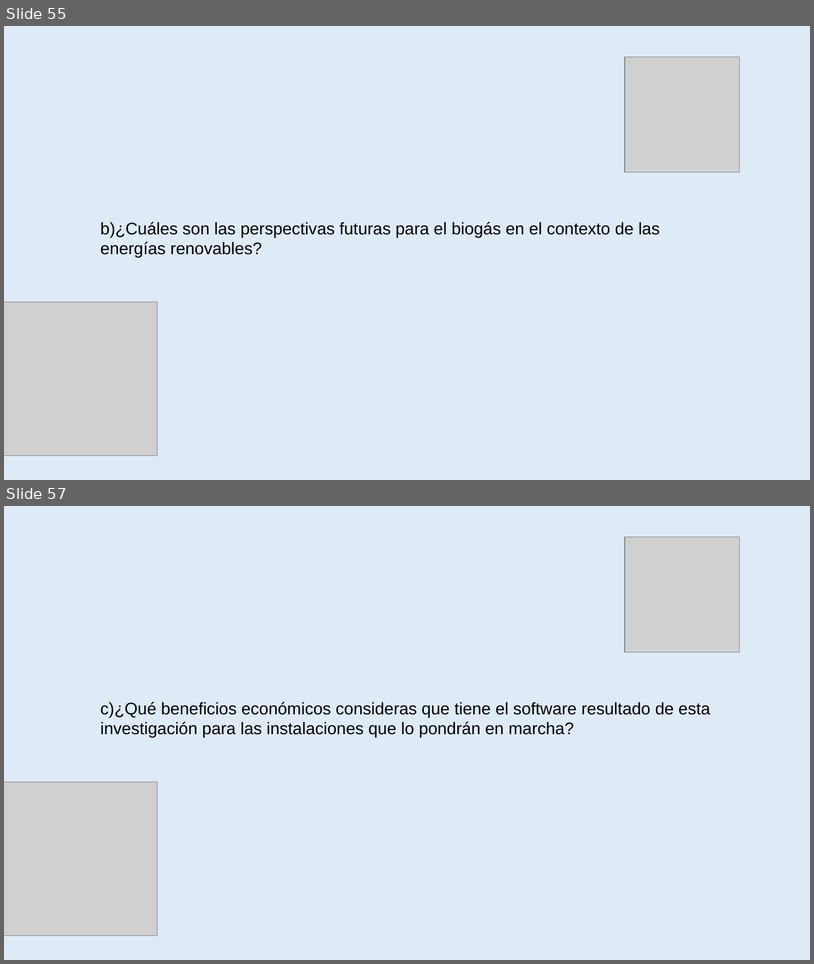
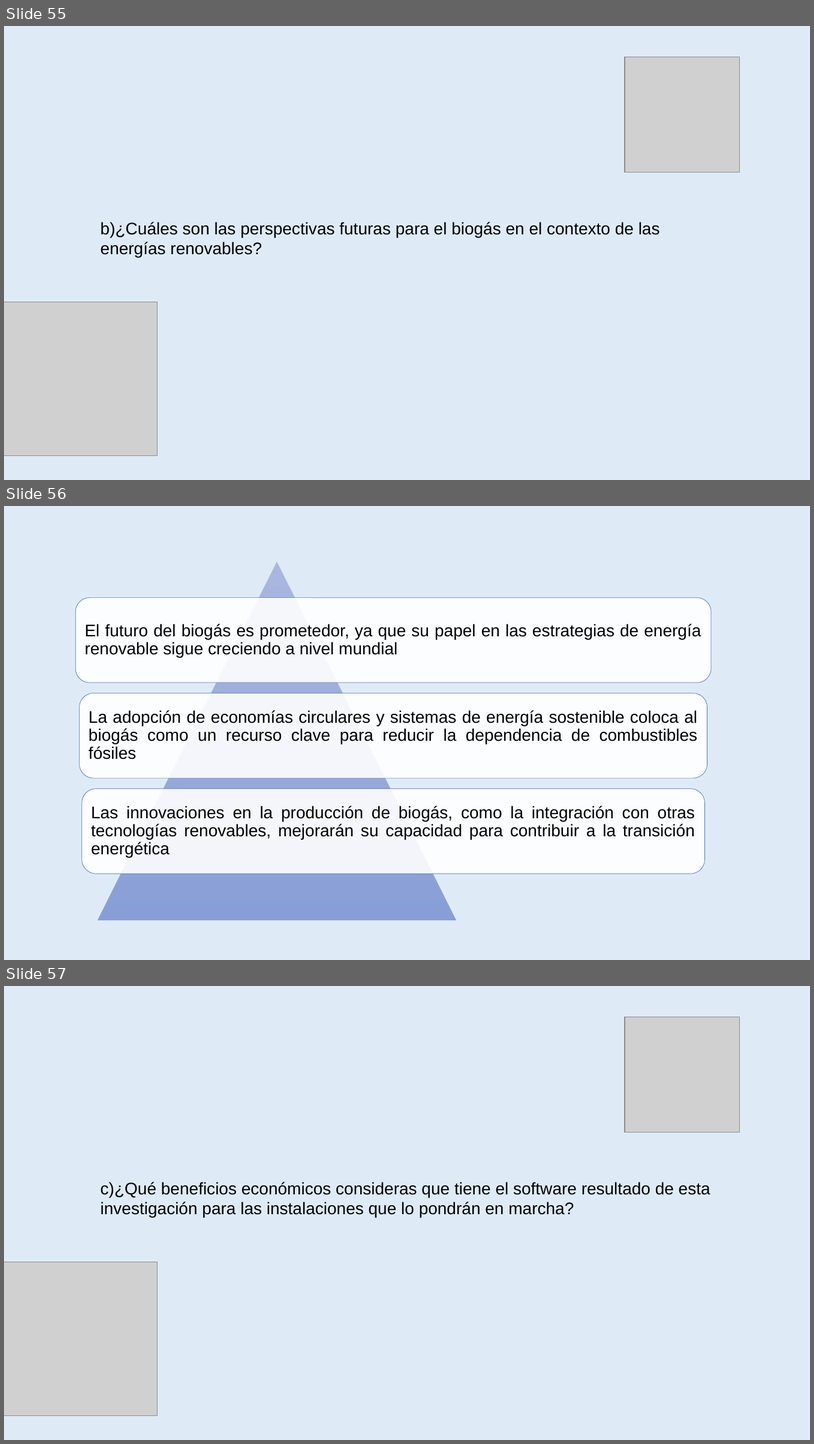
Before and after one commit to amypadron/prower_tesis, a slide deck: Digestión anaerobía.Original.pptx. Shown one above the other, each under a label of ours: slides 55 and 57 before the commit, slides 55, 56 and 57 after it; the slides between them are not shown. The pictures are 814x964 and 814x1444 pixels, drawn with LibreOffice and Linux fonts; fonts in the diff are those of the drawing; grey boxes stand for pictures. Boxes give left, top, right and bottom in pixels: in the first picture for what was removed or moved away, otherwise in the second. Text is boxed around its words. In the diff, an @@ line names an element or a change of style, - is before the commit and + after.

```diff
--- a/Digestión anaerobía.Original.pptx
+++ b/Digestión anaerobía.Original.pptx
@@ slide 56 added at [4,506,810,960], background #DEEBF7 @@
@@ group added at [75,562,711,921]: 3 rounded rectangles, 3 texts, 1 triangle @@
+El futuro del biogás es prometedor, ya que su papel en las estrategias de energía renovable sigue creciendo a nivel mundial
+La adopción de economías circulares y sistemas de energía sostenible coloca al biogás como un recurso clave para reducir la dependencia de combustibles fósiles
+Las innovaciones en la producción de biogás, como la integración con otras tecnologías renovables, mejorarán su capacidad para contribuir a la transición energética
```
Also in this commit, not shown: 3 slides changed, 6 other slides added, 5 slides removed.
